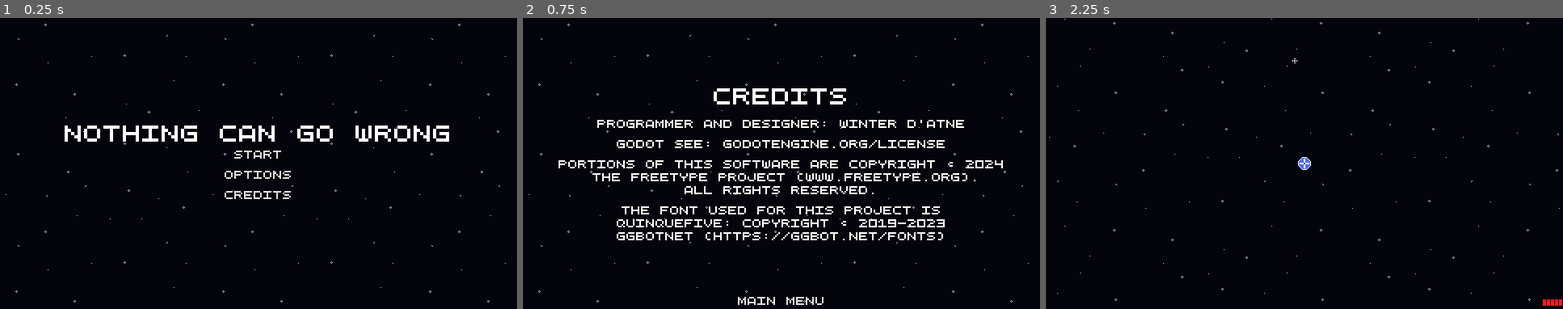
Above: before the commit, frames 1-3 (left to right).
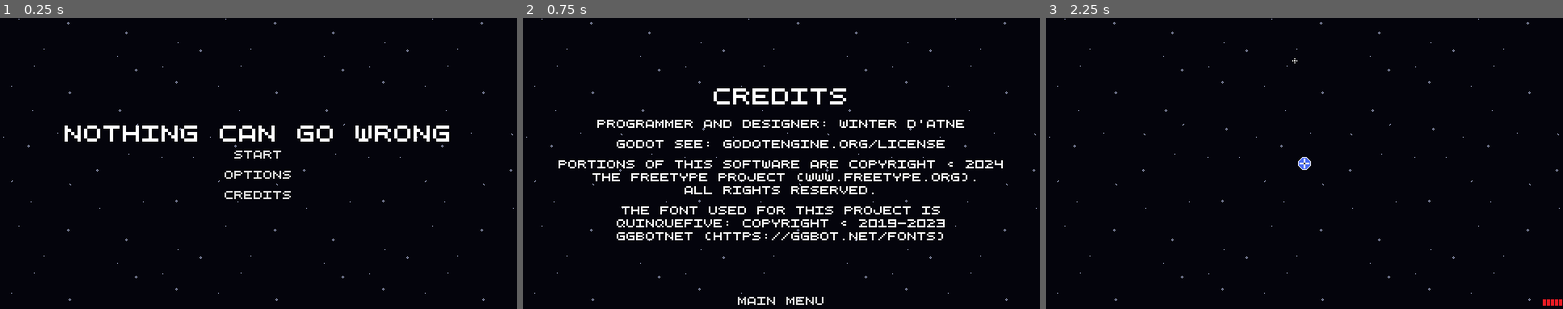
Above: after the commit, the same moments.

Repository: WinterAtne/Game-Jam
Game: Godot game, scene res://scenes/main.tscn
Two runs of this game, one before a commit and one after it. Both use one fixed random seed, a clock stepped at 60 frames per second and the inputs below.
Inputs:
- Up to frame 1 (0.25 s): no input
- Up to frame 2 (0.75 s): click "Credits" at 0.5 s
- Up to frame 3 (2.25 s): click "Main Menu" at 1.25 s; click "Start" at 2 s

The runs differ from the first frame. In frame 1, 0.2% of the frame differs, in the area x 0-100%, y 0-98%; in frame 2, 0.2%; in frame 3, nothing differs.

Commit message:
Made release modifications

Diff:
--- a/autoloads/audio_manager.gd
+++ b/autoloads/audio_manager.gd
@@ -30,7 +30,7 @@
 
 
 func end_sound(stream : AudioStreamPlayer) -> void:
-	stream.stream = null
+	(func(): stream.stream = null).call_deferred()
 
 func end_all_sound() -> void:
 	for s in audio_streams:
--- a/project.godot
+++ b/project.godot
@@ -14,6 +14,8 @@
 run/main_scene="res://scenes/main.tscn"
 config/features=PackedStringArray("4.3", "GL Compatibility")
 boot_splash/show_image=false
+boot_splash/fullsize=false
+boot_splash/use_filter=false
 config/icon="res://asssets/icon.svg"
 
 [autoload]
--- a/scenes/main.gd
+++ b/scenes/main.gd
@@ -18,16 +18,19 @@
 	disable_ui()
 	disable_gameplay()
 	%MainMenu.visible = true
+	%MenuCamera.enabled = true
 
 func load_credits() -> void:
 	disable_ui()
 	disable_gameplay()
 	%Credits.visible = true
+	%MenuCamera.enabled = true
 
 func load_death_screen() -> void:
 	disable_ui()
 	disable_gameplay()
 	%DeathScreen.visible = true
+	%MenuCamera.enabled = true
 
 func load_level() -> void:
 	disable_ui()
@@ -41,6 +44,7 @@
 	%MainMenu.visible = false
 	%Credits.visible = false
 	%DeathScreen.visible = false
+	%MenuCamera.enabled = false
 
 func disable_gameplay() -> void:
 	if level != null:
--- a/scenes/main.tscn
+++ b/scenes/main.tscn
@@ -25,10 +25,13 @@
 [node name="TextureRect" type="Parallax2D" parent="."]
 show_behind_parent = true
 repeat_size = Vector2(256, 256)
-repeat_times = 8
+repeat_times = 32
 
 [node name="Sprite2D" type="Sprite2D" parent="TextureRect"]
 texture = ExtResource("6_tesac")
+
+[node name="MenuCamera" type="Camera2D" parent="."]
+unique_name_in_owner = true
 
 [connection signal="button_down" from="MainMenu/CenterContainer/VBoxContainer/Start" to="." method="load_level"]
 [connection signal="button_down" from="MainMenu/CenterContainer/VBoxContainer/Credits" to="." method="load_credits"]
Not shown, added: export_presets.cfg
Not shown, changed: asssets/sounds/gun_shot_0.wav
